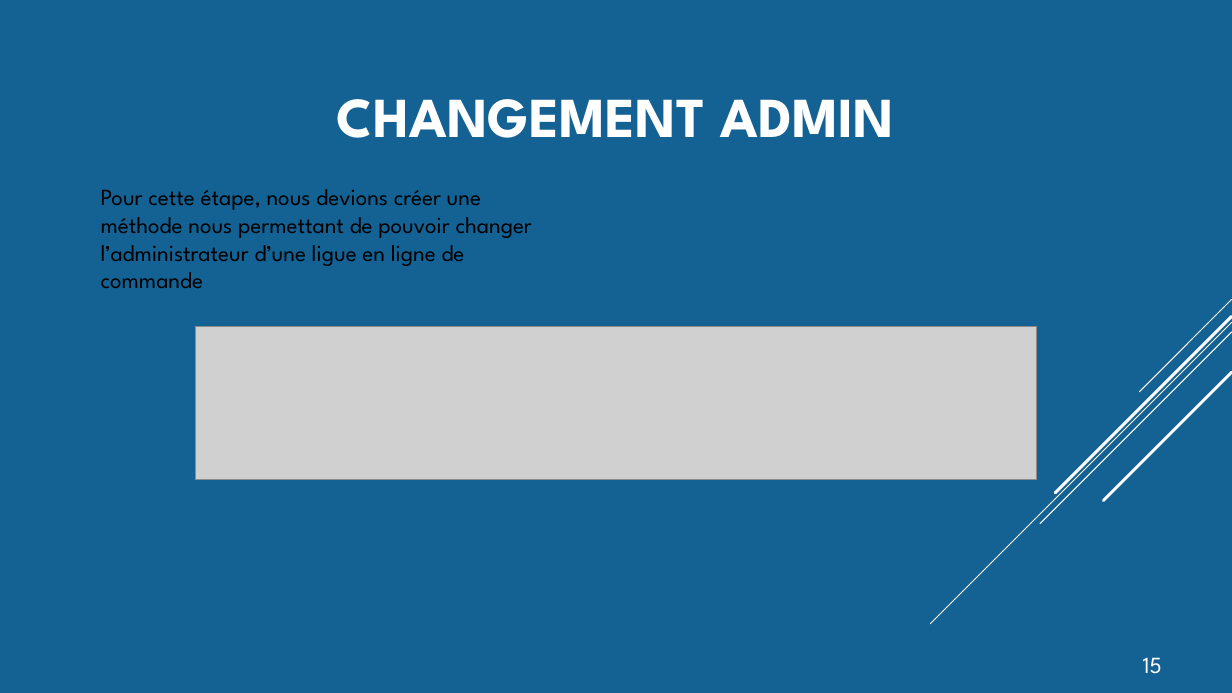
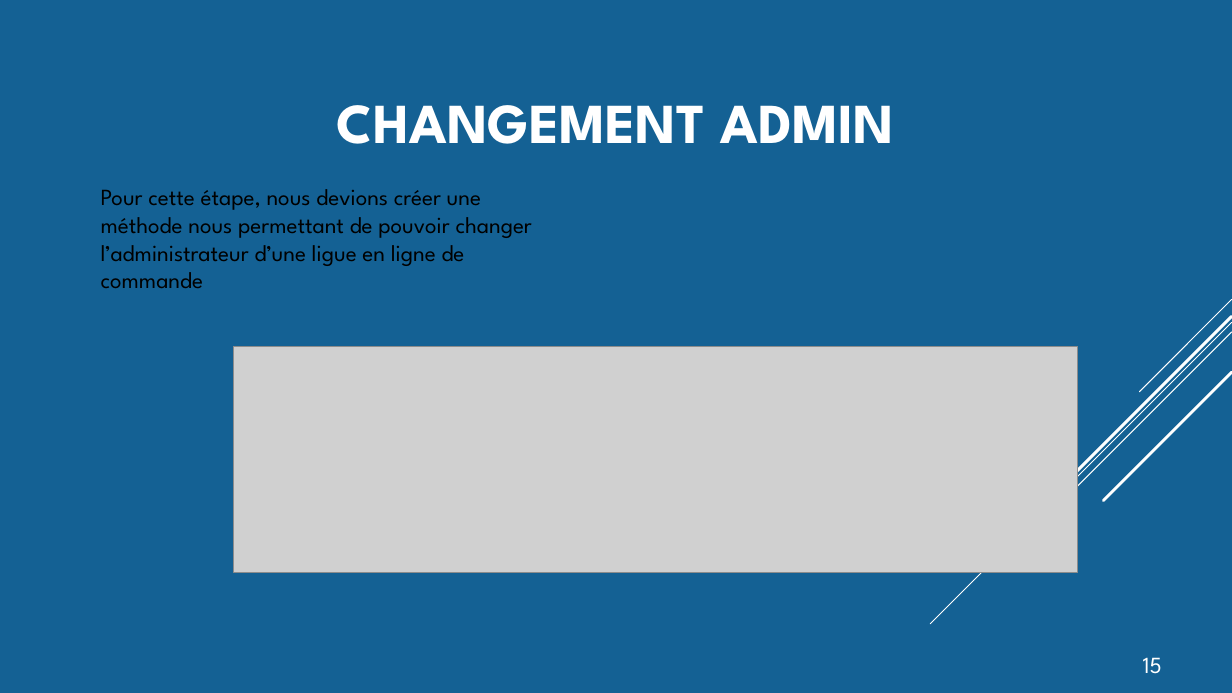
Before and after one commit to etemesgen/personnel, a slide deck: slide 16 of Gestion du Personnel.pptm. Drawn at 1232x693 pixels with LibreOffice and Linux fonts; fonts in the diff are those of the drawing; grey boxes stand for pictures. Boxes give left, top, right and bottom in pixels: in the first picture for what was removed or moved away, otherwise in the second. Text is boxed around its words. In the diff, an @@ line names an element or a change of style, - is before the commit and + after.

```diff
--- a/Gestion du Personnel.pptm
+++ b/Gestion du Personnel.pptm
@@ title "CHANGEMENT ADMIN": place and size @@
-title "CHANGEMENT ADMIN" at <box>337,99,894,138</box>
+title "CHANGEMENT ADMIN" at <box>337,105,894,144</box>
@@ picture: place and size @@
-picture at <box>195,327,1036,480</box>
+picture at <box>233,347,1078,572</box>
```
Also in this commit, not shown: 4 other slides changed, 3 slides added, 2 other files.
